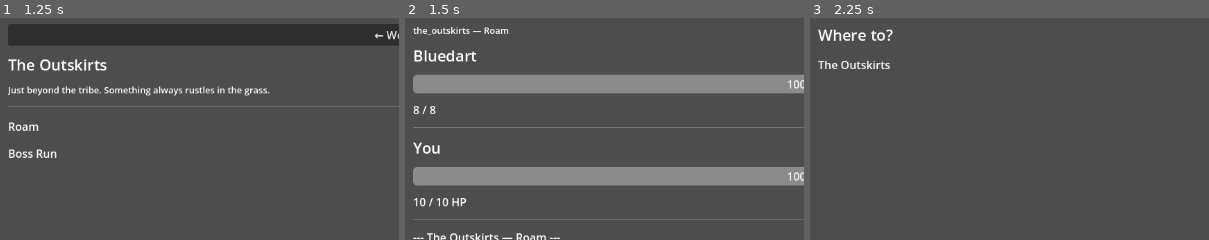
Above: before the commit, frames 1-3 (left to right).
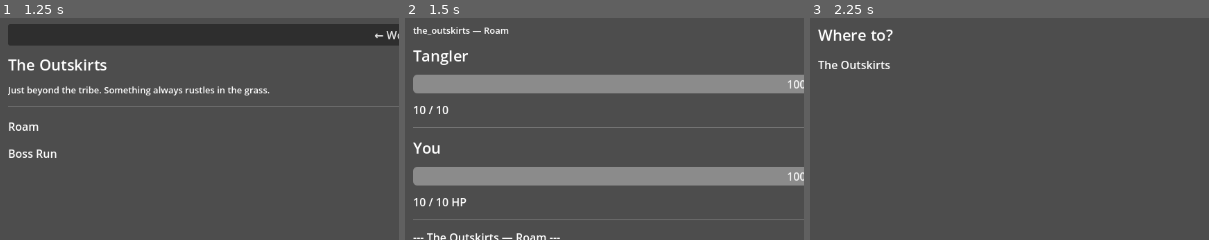
Above: after the commit, the same moments.

Repository: NicDoh/BONK
Game: Godot game, scene res://scenes/Main.tscn
Two runs of this game, one before a commit and one after it. Both use one fixed random seed, a clock stepped at 60 frames per second and the inputs below.
Inputs:
- Up to frame 1 (1.25 s): click "→" at 0.5 s
- Up to frame 2 (1.5 s): click "Start" at 1.25 s
- Up to frame 3 (2.25 s): click "Recall" at 2 s
The pictures show only the part of the screen within x 0-50%, y 0-50%; the shares and areas given below are measured in that part.

Frame 1 is identical in both runs. In frame 2, 0.7% of the frame differs, in the area x 2-19%, y 14-44%; in frame 3, nothing differs.

Commit message:
Add Tangler monster and complete The Outskirts zone
Tangler drops Thread (guaranteed), Silk Gland (1/4 common), Venom Sac
(1/20 rare). New items: Thread, Silk Gland, Venom Sac. All four
Outskirts monsters now in zone with equal weights.

Co-Authored-By: Claude Sonnet 4.6 <noreply@anthropic.com>

Diff:
--- /dev/null
+++ b/bonk/data/items/silk_gland.tres
@@ -0,0 +1,12 @@
+[gd_resource type="Resource" load_steps=2 format=3]
+
+[ext_resource type="Script" path="res://resources/ItemData.gd" id="1"]
+
+[resource]
+script = ExtResource("1")
+id = "silk_gland"
+name = "Silk Gland"
+description = "Processed in the Bonkery to produce Silk."
+rarity = 1
+stackable = true
+max_stack = 9999
--- /dev/null
+++ b/bonk/data/items/thread.tres
@@ -0,0 +1,12 @@
+[gd_resource type="Resource" load_steps=2 format=3]
+
+[ext_resource type="Script" path="res://resources/ItemData.gd" id="1"]
+
+[resource]
+script = ExtResource("1")
+id = "thread"
+name = "Thread"
+description = "Sticky and strong. Good for binding things together."
+rarity = 0
+stackable = true
+max_stack = 9999
--- /dev/null
+++ b/bonk/data/items/venom_sac.tres
@@ -0,0 +1,12 @@
+[gd_resource type="Resource" load_steps=2 format=3]
+
+[ext_resource type="Script" path="res://resources/ItemData.gd" id="1"]
+
+[resource]
+script = ExtResource("1")
+id = "venom_sac"
+name = "Venom Sac"
+description = "Handle carefully. Useful for poison crafting."
+rarity = 2
+stackable = true
+max_stack = 9999
--- /dev/null
+++ b/bonk/data/monsters/tangler.tres
@@ -0,0 +1,43 @@
+[gd_resource type="Resource" script_class="MonsterData" load_steps=10 format=3]
+
+[ext_resource type="Script" path="res://resources/MonsterData.gd" id="1"]
+[ext_resource type="Script" path="res://resources/DropEntry.gd" id="2"]
+[ext_resource type="Resource" path="res://data/items/thread.tres" id="3"]
+[ext_resource type="Resource" path="res://data/items/silk_gland.tres" id="4"]
+[ext_resource type="Resource" path="res://data/items/venom_sac.tres" id="5"]
+
+[sub_resource type="Resource" id="Drop_thread"]
+script = ExtResource("2")
+item = ExtResource("3")
+quantity_min = 1
+quantity_max = 2
+weight = 1.0
+
+[sub_resource type="Resource" id="Drop_silk_gland"]
+script = ExtResource("2")
+item = ExtResource("4")
+quantity_min = 1
+quantity_max = 1
+weight = 1.0
+
+[sub_resource type="Resource" id="Drop_venom_sac"]
+script = ExtResource("2")
+item = ExtResource("5")
+quantity_min = 1
+quantity_max = 1
+weight = 1.0
+
+[resource]
+script = ExtResource("1")
+id = "tangler"
+name = "Tangler"
+description = "Eight legs, zero mercy."
+hp = 10
+strength = 2
+defense = 1
+speed = 4
+accuracy = 7
+drops_guaranteed = Array[ExtResource("2")]([SubResource("Drop_thread")])
+drops_common = Array[ExtResource("2")]([SubResource("Drop_silk_gland")])
+rare_table_chance = 0.05
+drops_rare = Array[ExtResource("2")]([SubResource("Drop_venom_sac")])
--- a/bonk/data/zones/the_outskirts.tres
+++ b/bonk/data/zones/the_outskirts.tres
@@ -1,10 +1,11 @@
-[gd_resource type="Resource" script_class="ZoneData" load_steps=9 format=3]
+[gd_resource type="Resource" script_class="ZoneData" load_steps=12 format=3]
 
 [ext_resource type="Script" path="res://resources/ZoneData.gd" id="1"]
 [ext_resource type="Script" path="res://resources/ZoneMonsterEntry.gd" id="2"]
 [ext_resource type="Resource" path="res://data/monsters/spikeback.tres" id="3"]
 [ext_resource type="Resource" path="res://data/monsters/skitternut.tres" id="4"]
 [ext_resource type="Resource" path="res://data/monsters/bluedart.tres" id="5"]
+[ext_resource type="Resource" path="res://data/monsters/tangler.tres" id="6"]
 
 [sub_resource type="Resource" id="Entry_spikeback"]
 script = ExtResource("2")
@@ -14,18 +15,23 @@
 [sub_resource type="Resource" id="Entry_skitternut"]
 script = ExtResource("2")
 monster = ExtResource("4")
-weight = 1.5
+weight = 1.0
 
 [sub_resource type="Resource" id="Entry_bluedart"]
 script = ExtResource("2")
 monster = ExtResource("5")
-weight = 0.7
+weight = 1.0
+
+[sub_resource type="Resource" id="Entry_tangler"]
+script = ExtResource("2")
+monster = ExtResource("6")
+weight = 1.0
 
 [resource]
 script = ExtResource("1")
 id = "the_outskirts"
 name = "The Outskirts"
 description = "Just beyond the tribe. Something always rustles in the grass."
-roam_monsters = Array[ExtResource("2")]([SubResource("Entry_spikeback"), SubResource("Entry_skitternut"), SubResource("Entry_bluedart")])
+roam_monsters = Array[ExtResource("2")]([SubResource("Entry_spikeback"), SubResource("Entry_skitternut"), SubResource("Entry_bluedart"), SubResource("Entry_tangler")])
 boss = null
 required_unlock = ""
